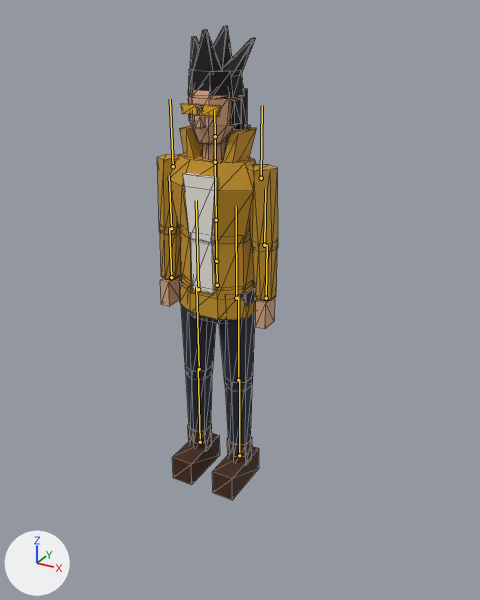
Renders of the glTF model projects/Demo/Models/Hero/Hero.glb from each side of a commit.
Camera for both pictures: a camera (50 mm lens) standing at (1.36, -2.28, 2.06) and looking at (-0.03, 0.26, 0.79). The axes (+X, +Y, +Z) are drawn at lower left. The lights are the same throughout. The first picture is the older version. The bones that bend it are drawn over the model as lines. Mesh edges are drawn as thin lines.

Names of what the first picture shows: 'HeroMesh'.
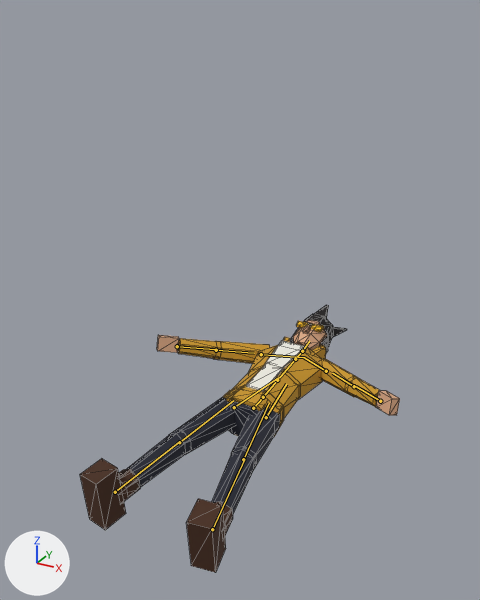
The newer file adds an action. The first version stands in its rest pose; the second is drawn at frame 0 of the action 'GetUp'.

Where the change shows, as pixel boxes [x1, y1, x2, y2] in the pictures (480 x 600 px):
'HeroMesh', posed (163% wider, 43% shorter)
    before: [157, 26, 278, 500]
    after: [80, 305, 400, 573]
bone 'Hips', root to tip
    before: (217, 285) to (216, 262)
    after: (253, 408) to (262, 398)
bone 'Head', root to tip
    before: (215, 136) to (214, 110)
    after: (302, 351) to (309, 341)
bone 'UpperArm.L', root to tip
    before: (261, 178) to (262, 105)
    after: (326, 371) to (304, 357)
bone 'UpperArm.R', root to tip
    before: (173, 166) to (170, 99)
    after: (261, 354) to (304, 357)
bone 'UpperLeg.L', root to tip
    before: (236, 298) to (236, 206)
    after: (266, 417) to (286, 384)
bone 'LowerLeg.L', root to tip
    before: (238, 380) to (238, 296)
    after: (243, 459) to (269, 403)
bone 'UpperLeg.R', root to tip
    before: (198, 289) to (196, 200)
    after: (234, 407) to (278, 377)
bone 'LowerLeg.R', root to tip
    before: (199, 369) to (196, 287)
    after: (179, 442) to (233, 400)

The edits, one by one:
Bone 'Hips' (bone_hips) moves from (0.0, 0.0, 0.0) to (0.0, -0.82, -0.35).
Bone 'Hips' (bone_hips) turns from (0, 0, 0) to (-86, 0, 0) degrees about its own x, y and z.
Bone 'Head' (bone_head) turns from (0, 0, 0) to (10, 0, 0) degrees about its own x, y and z.
Bone 'UpperArm.L' (bone_upperarm_l) turns from (0, 0, 0) to (-13, 15, 48) degrees about its own x, y and z.
Bone 'UpperArm.R' (bone_upperarm_r) turns from (0, 0, 0) to (-13, -15, -48) degrees about its own x, y and z.
Bone 'UpperLeg.L' (bone_upperleg_l) turns from (0, 0, 0) to (-8, 1, 10) degrees about its own x, y and z.
Bone 'LowerLeg.L' (bone_lowerleg_l) turns from (0, 0, 0) to (12, 0, 0) degrees about its own x, y and z.
Bone 'UpperLeg.R' (bone_upperleg_r) turns from (0, 0, 0) to (-4, -1, -10) degrees about its own x, y and z.
Bone 'LowerLeg.R' (bone_lowerleg_r) turns from (0, 0, 0) to (5, 0, 0) degrees about its own x, y and z.
